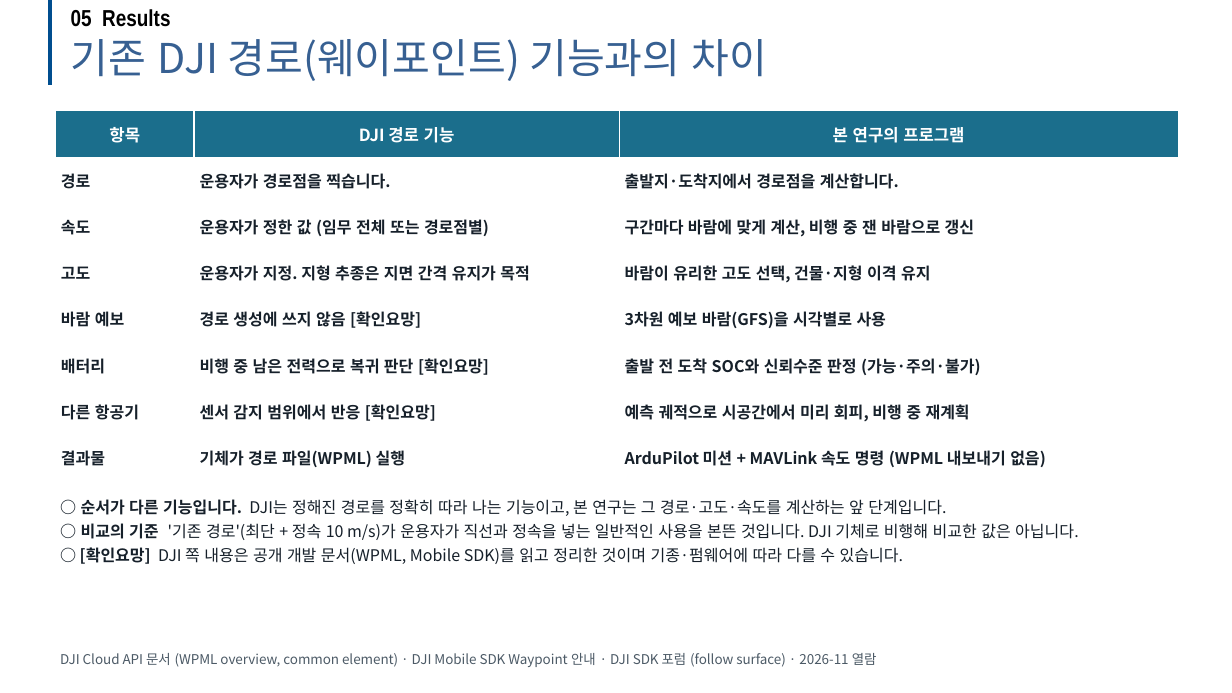
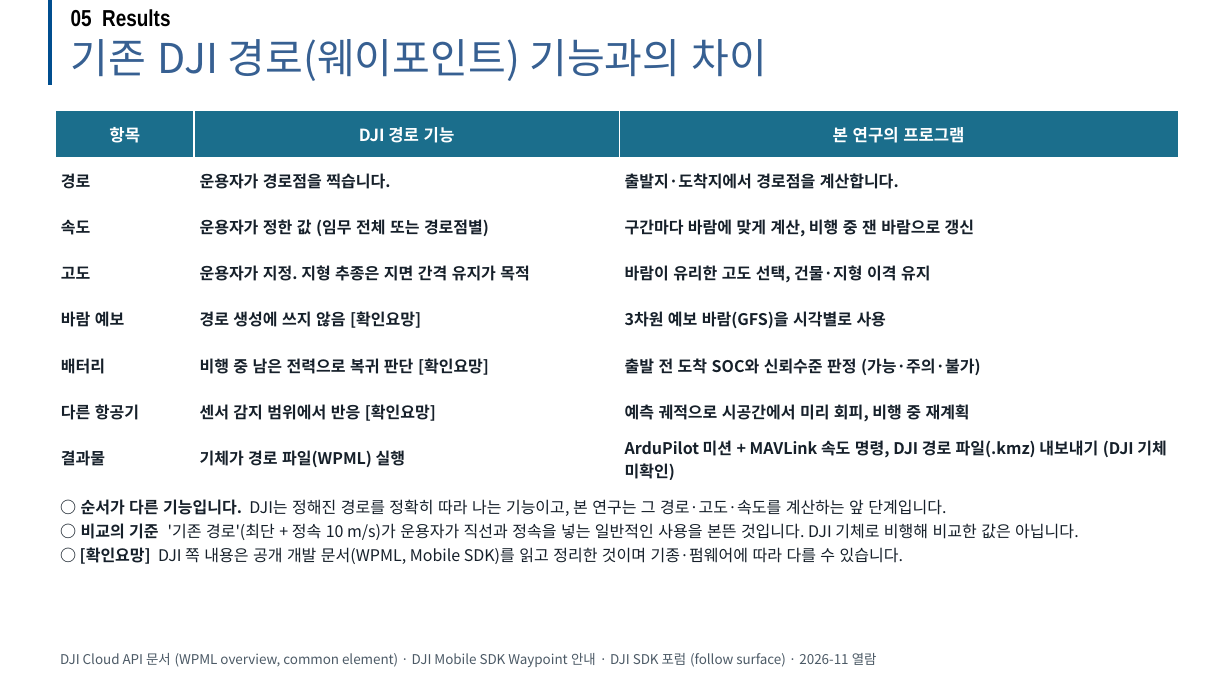
Before and after one commit to dnfl5345/Drone_path_opt, a slide deck: slide 40 of docs/drone_soc_academic_talk.pptx. Drawn at 1232x693 pixels with LibreOffice and Linux fonts; fonts in the diff are those of the drawing; background and template pictures are left out. Boxes give left, top, right and bottom in pixels: in the first picture for what was removed or moved away, otherwise in the second. Text is boxed around its words. In the diff, an @@ line names an element or a change of style, - is before the commit and + after.

```diff
--- a/docs/drone_soc_academic_talk.pptx
+++ b/docs/drone_soc_academic_talk.pptx
@@ table at (55, 111, 1178, 484) @@
-row 8, column 3: ArduPilot 미션 + MAVLink 속도 명령 (WPML 내보내기 없음)
+row 8, column 3: ArduPilot 미션 + MAVLink 속도 명령, DJI 경로 파일(.kmz) 내보내기 (DJI 기체 미확인)
```
Also in this commit, not shown: 1 other slide changed, 16 other files.
